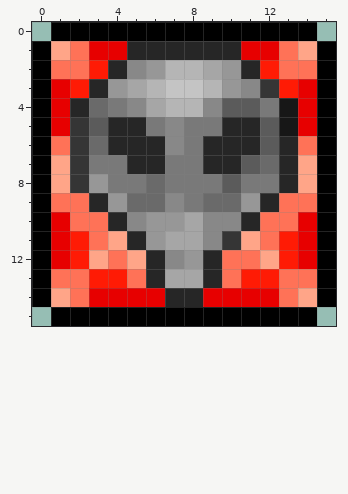
Pixel-art sprite -- Content/Buffs/Debuffs/DeadForestDebuff.png. Above: the version before the commit.
The file is 32x32 pixels, drawn in blocks of 2x2; one block is one cell here. Colours within 5 levels of each other are drawn and written as one.
After the commit:
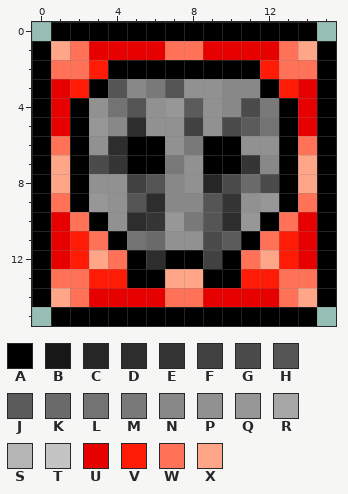
Palette (. is transparent): A #000000  B #171717  C #262626  D #2d2d2d  E #353535  F #414141  G #4b4b4b  H #555555  J #5b5b5b  K #6a6a6a  L #737373  M #797979  N #888888  P #919191  Q #979797  R #a6a6a6  S #b5b5b5  T #c4c4c4  U #e70000  V #ff1b05  W #ff7257  X #ffa588
What changed:
Changed rows in their new state; - is an unchanged pixel.
first column x 2:
 1 ---UUWWUU---
 2 --AAAAAAAA--
 3 -AHNMHPPN-A-
 4 APLHPQJPNG-A
 5 AQNDPPFPGJLA
 6 APDAAP-AAPPA
 7 AGEAA-PAAENA
 8 APPFHNPCGKGA
 9 AQPHD-NHEPQA
10 -APDE-MHDQA-
11 --ALKPPGJA--
12 ---ADAAFA---
13 ---AAXXAA---
14 -----WW-----
